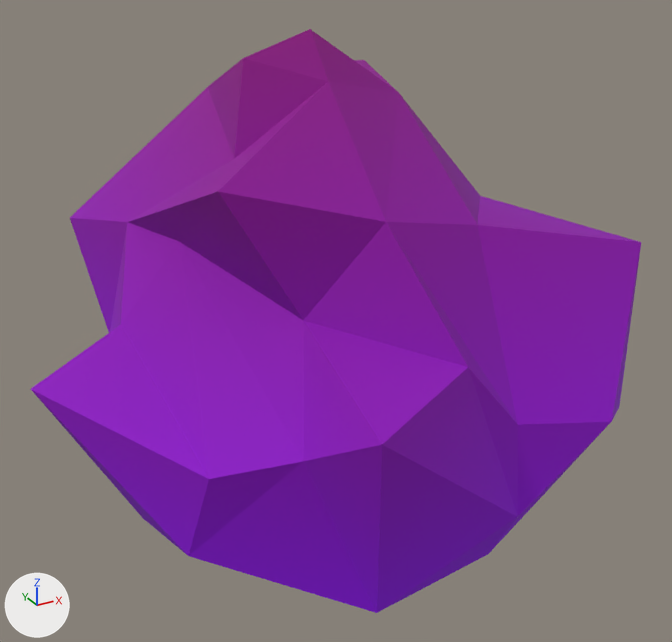
An edit to the glTF model assets/synty/synty-plant-bush-03.gltf, drawn before and after from the same camera.
Before and after are seen from a 50 mm lens placed at (-1.46, -2.82, 2.23), pointed at (0.05, -0.07, 0.85). The axes (+X, +Y, +Z) are drawn at lower left. The lights are the same throughout. The picture after the commit comes second. Vertices at exactly the same position are counted once.

In view in the first picture: 'SM_Plant_Bush_03'.
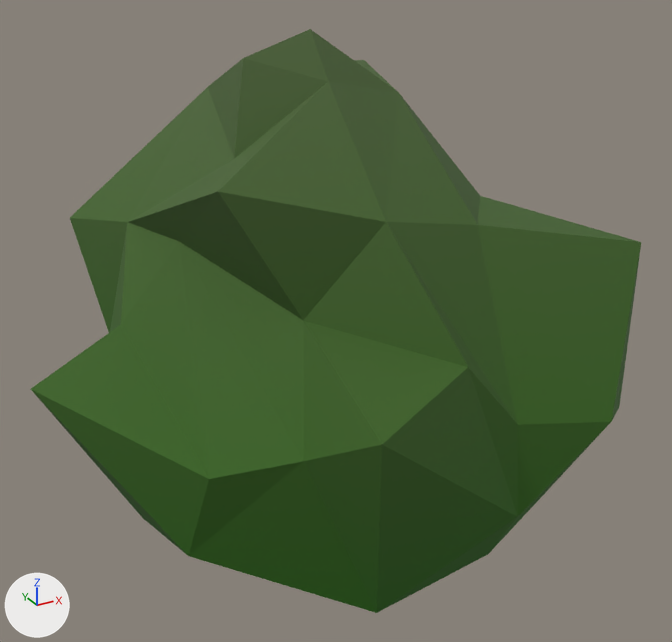
The change, as JSON lines over the scene's bpy script:
```json
{"op": "add", "block": "img_image_0", "code": ["img_image_0 = load_image('Image_0', '_unpacked/Image_0', 512, 512, 'sRGB')"]}
{"op": "add", "block": "mat_lambert2", "code": "n3 = _N.new('ShaderNodeMix'); n3.name = 'Mix'"}
{"op": "add", "block": "mat_lambert2", "code": "n3.data_type = 'RGBA'"}
{"op": "add", "block": "mat_lambert2", "code": "n3.blend_type = 'MULTIPLY'"}
{"op": "add", "block": "mat_lambert2", "code": "n3.inputs[0].default_value = 1.0  # 'Factor'"}
{"op": "add", "block": "mat_lambert2", "code": "n4 = _N.new('ShaderNodeTexImage'); n4.name = 'Image Texture'"}
{"op": "add", "block": "mat_lambert2", "code": "n4.image = img_image_0"}
{"block": "mat_lambert2", "where": "n2 = _N.new('ShaderNodeVertexColor'); n2.name = 'Color Attribute'"}
{"block": "mat_lambert2", "where": "n0 = _N.new('ShaderNodeBsdfPrincipled'); n0.name = 'Principled BSDF'"}
{"op": "remove", "block": "mat_lambert2", "code": "_L.new(n2.outputs[0], n0.inputs[0])  # 'Color' to 'Base Color'"}
{"op": "add", "block": "mat_lambert2", "code": "_L.new(n3.outputs[2], n0.inputs[0])  # 'Result' to 'Base Color'"}
{"op": "add", "block": "mat_lambert2", "code": "_L.new(n2.outputs[0], n3.inputs[7])  # 'Color' to 'B'"}
{"op": "add", "block": "mat_lambert2", "code": "_L.new(n4.outputs[0], n3.inputs[6])  # 'Color' to 'A'"}
{"block": "me_sm_plant_bush_03", "where": "me_sm_plant_bush_03.from_pydata(...)  # 52 vertices, 100 faces; spans x -1.04..1.04, y -1.0..1.0, z 0.0..1.87"}
{"block": "me_sm_plant_bush_03", "where": "# used by ob_sm_plant_bush_03; location = (0.0, 0.0, 0.0)"}
{"block": "me_sm_plant_bush_03", "change": "me_sm_plant_bush_03 part 1: 100 faces centred in x -0.83..0.96, y -0.9..0.9, z 0.06..1.8 are repainted in the vertex colours; the middle colour goes from purple #8e00c2 to green #abff76"}
```

Where the change shows, as pixel boxes (x1, y1, x2, y2) in the pictures (672 x 642 px):
```json
{"object": "SM_Plant_Bush_03", "change": "surface changed, recoloured", "before": [31, 29, 641, 613], "after": [31, 29, 641, 613], "on screen": "purple to green"}
```
